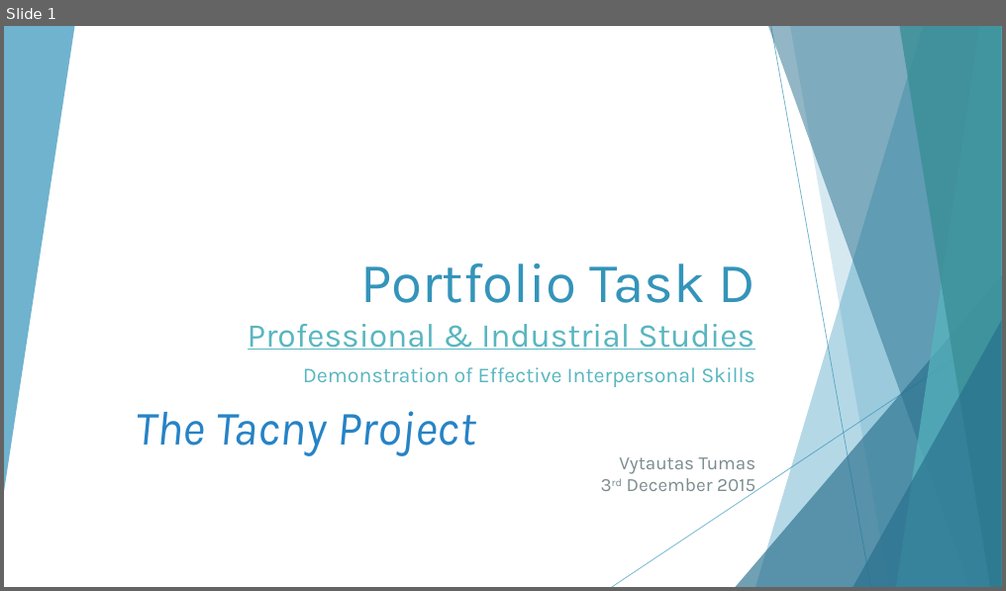
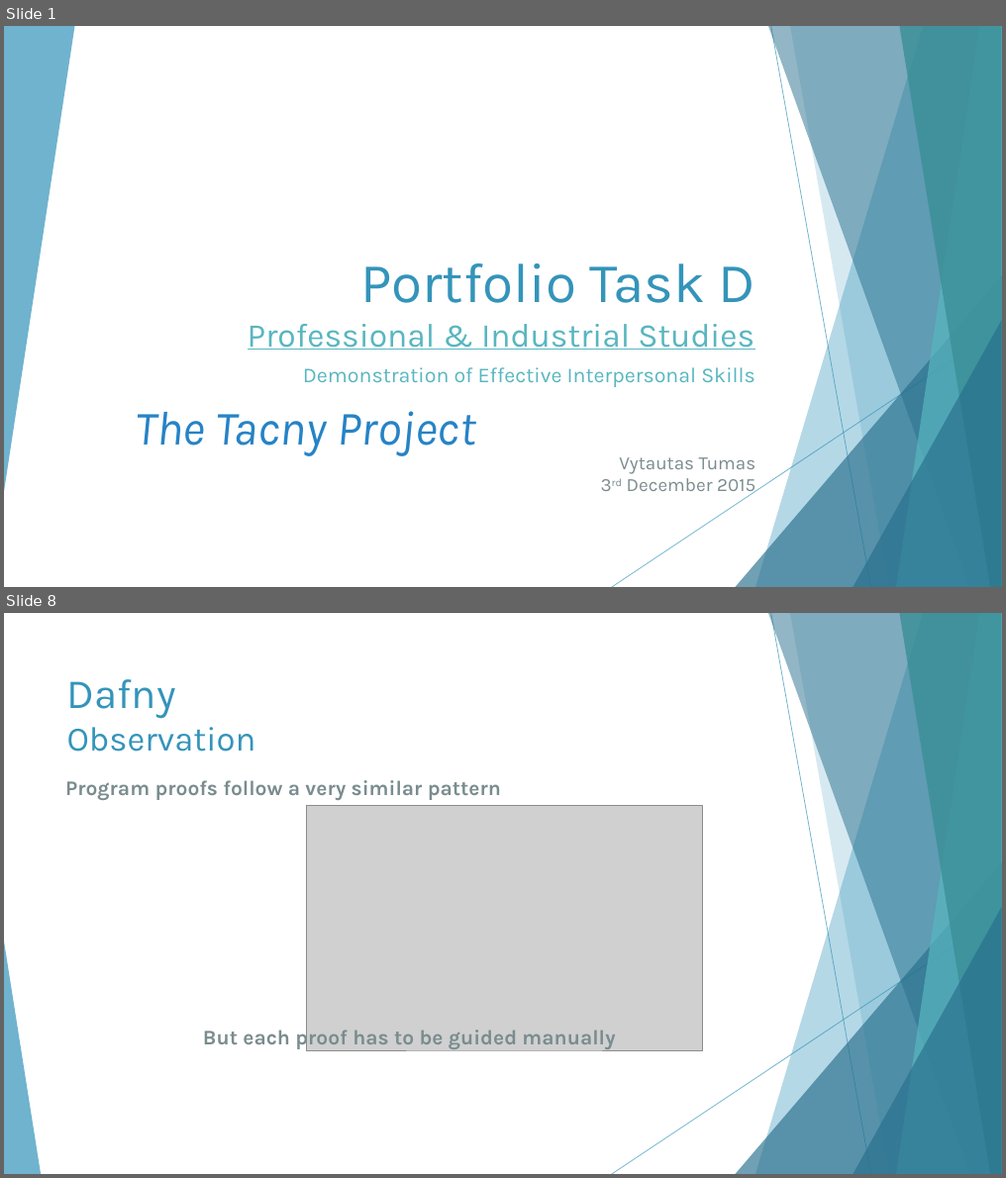
Before and after one commit to Tapanito/industrial, a slide deck: Portfolio Task D.pptx. Shown one above the other, each under a label of ours: slide 1 before the commit, slides 1 and 8 after it; the slides between them are not shown. The pictures are 1006x591 and 1006x1178 pixels, drawn with LibreOffice and Linux fonts; fonts in the diff are those of the drawing; grey boxes stand for pictures. Boxes give left, top, right and bottom in pixels: in the first picture for what was removed or moved away, otherwise in the second. Text is boxed around its words. In the diff, an @@ line names an element or a change of style, - is before the commit and + after.

```diff
--- a/Portfolio Task D.pptx
+++ b/Portfolio Task D.pptx
@@ slide 8 added at [4, 613, 1002, 1174], background #FFFFFF; not listed: 9 template elements that a slide beside it also shows @@
@@ title added at [67, 679, 256, 752], 33 pt, text #3494BA @@
+Dafny
+Observation
@@ text added at [65, 780, 501, 800], 20 pt, text #7A8C8E, bold @@
+Program proofs follow a very similar pattern
@@ picture added at [306, 806, 702, 1051] @@
@@ triangle added at [4, 942, 41, 1174], fill #3494BA at 70% opacity @@
@@ text added at [203, 1026, 615, 1051], 20 pt, text #7A8C8E, bold @@
+But each proof has to be guided manually
```
Also in this commit, not shown: 2 slides changed, 11 other slides added, 1 slide removed, 2 other files.
